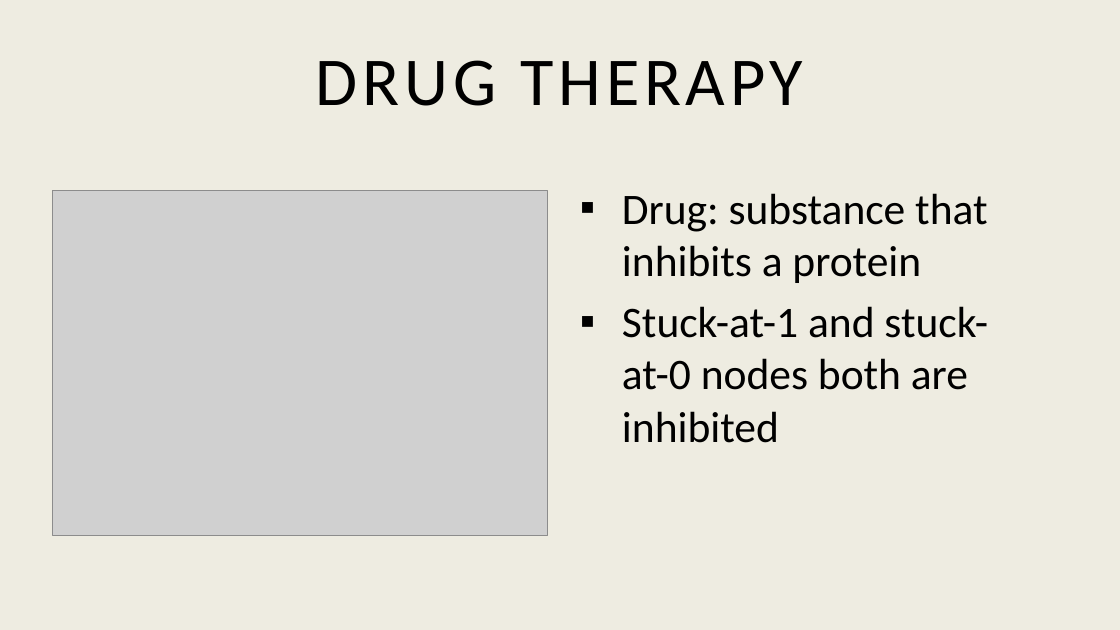
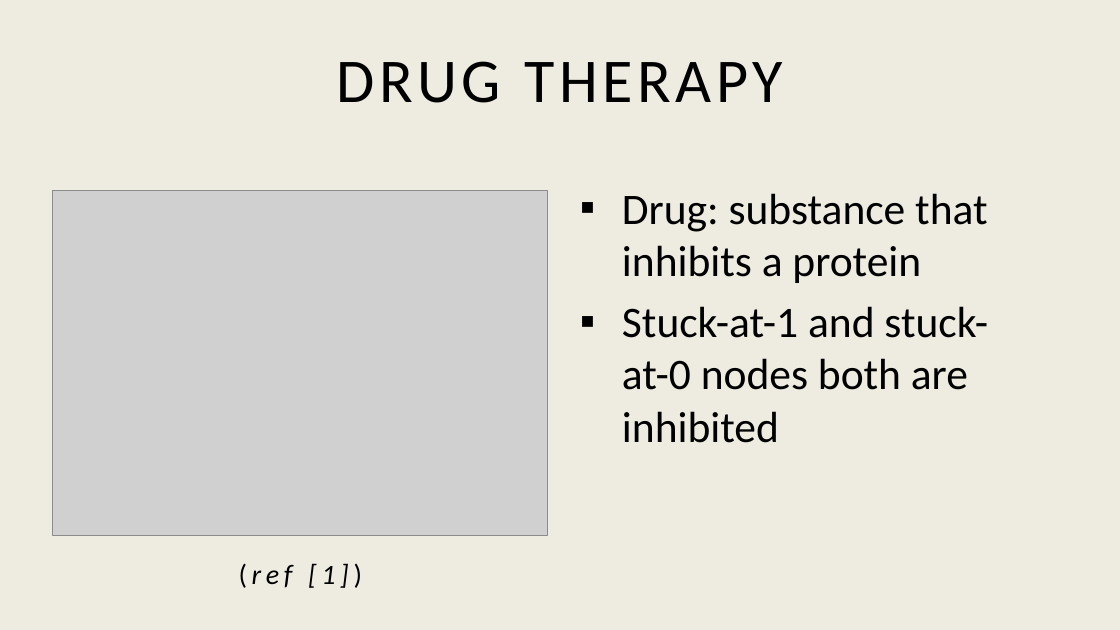
Before and after one commit to AcOdErKa/c--a--n--c--e--r12_16_17, a slide deck: slide 14 of finalDocs/ppt.pptx (slide 13 before the commit). Drawn at 1120x630 pixels with LibreOffice and Linux fonts; fonts in the diff are those of the drawing; grey boxes stand for pictures. Boxes give left, top, right and bottom in pixels: in the first picture for what was removed or moved away, otherwise in the second. Text is boxed around its words. In the diff, an @@ line names an element or a change of style, - is before the commit and + after.

```diff
--- a/finalDocs/ppt.pptx
+++ b/finalDocs/ppt.pptx
@@ title "DRUG THERAPY" at <box>336,61,783,103</box>: size 44 to 40 pt @@
@@ text added at <box>252,563,349,588</box>, 18 pt, text #000000, italic @@
+(ref [1])
```
Also in this commit, not shown: 7 other slides changed, 27 slides added.
